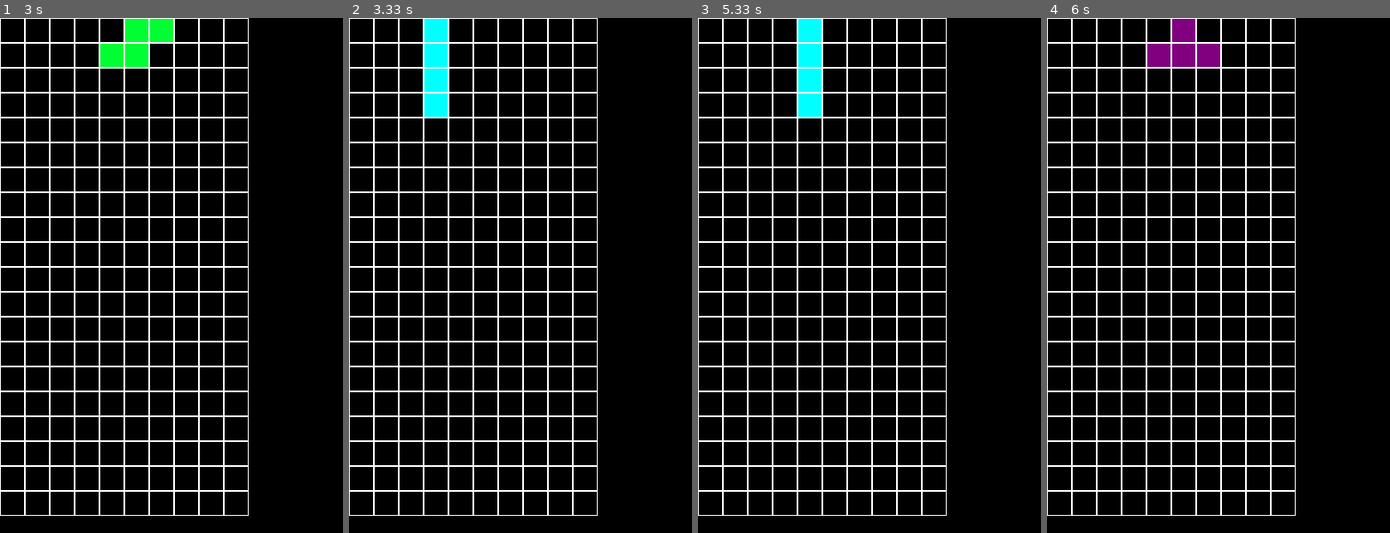
Above: before the commit, frames 1-4 (left to right).
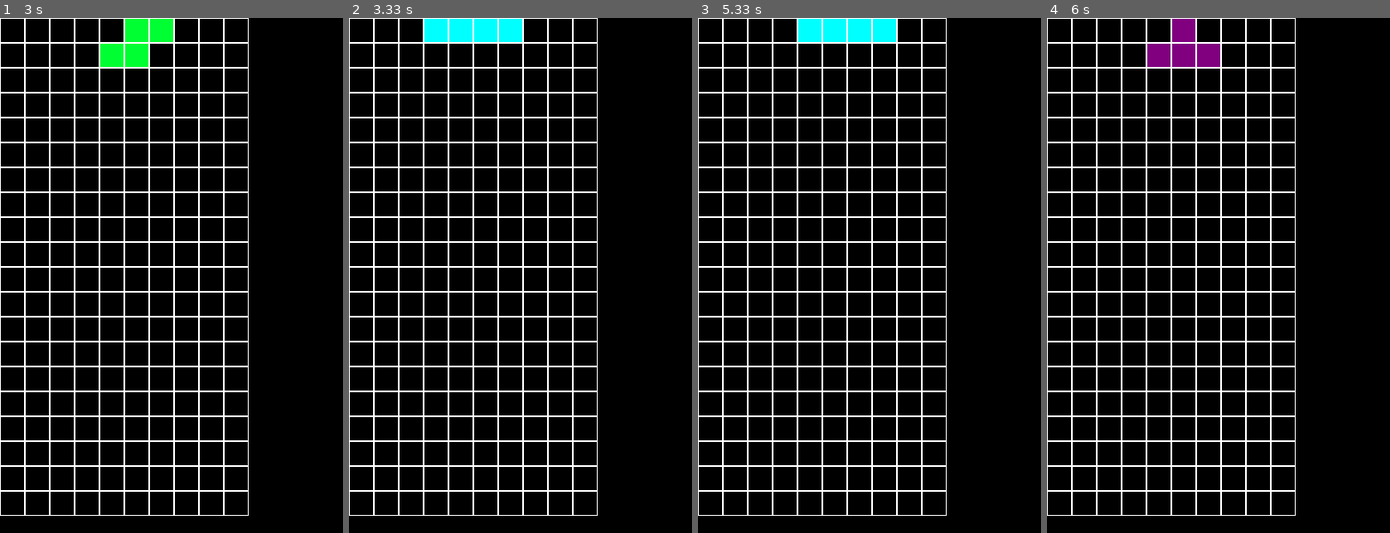
Above: after the commit, the same moments.

Repository: The-Bambi/Pygame_tetris
Game: pygame game, started from main.py
Same seed, same stepped clock (60 frames per second), same inputs: the game is played once before the commit and once after it.
Inputs:
- Up to frame 1 (3 s): tap Right Ctrl at 0.33, 0.73, 1.03, 1.23, 1.57, 1.87, 2.07, 2.37, 2.63, 2.97 s; hold Right 0.67-1.13 s; hold Up 1.17-1.47 s; hold Right 1.5-1.97 s; hold Left 2-2.53 s; hold Down 2.57-2.87 s; hold Left from 2.9 s (still down)
- Up to frame 2 (3.33 s): tap Right Ctrl at 3.27 s; release Left at 3.3 s
- Up to frame 3 (5.33 s): hold Up 3.33-3.7 s; tap Right Ctrl at 3.4, 3.8, 4.1, 4.47, 4.87, 5.17 s; hold Right 3.73-4.37 s; hold Down 4.4-4.77 s; hold Left 4.8-5.27 s; hold Right from 5.3 s (still down)
- Up to frame 4 (6 s): tap Right Ctrl at 5.37, 5.67, 5.87 s; release Right at 5.77 s; hold Up from 5.8 s (still down)

Frame 1 is identical in both runs. In frame 2, 1.8% of the frame differs, in the area x 22-51%, y 0-20%; in frame 3, 1.8%; in frame 4, nothing differs.

Commit message:
Modified initial arrays for rotation's sake - futher changes needed

Diff:
--- a/block.py
+++ b/block.py
@@ -32,6 +32,8 @@
     def rotate(self):
         if (self.array.shape[0] + self.x) > 9:
             self.x -= 1
+        if (self.array.shape[1] + self.y) > 19:
+            self.y -=1
         self.array = np.rot90(self.array)
 
 
@@ -43,32 +45,32 @@
 class I(Block):
 
     def __init__(self):
-        super().__init__(3, np.array([[2],[2],[2],[2]]))
+        super().__init__(3, np.array([[2,2,2,2]]))
 
 class T(Block):
 
     def __init__(self):
-        super().__init__(4, np.array([[0,3,0],[3,3,3]]))
+        super().__init__(4, np.array([[0,3,0],[3,3,3],[0,0,0]]))
 
 class S(Block):
 
     def __init__(self):
-        super().__init__(4, np.array([[0,4,4],[4,4,0]]))
+        super().__init__(4, np.array([[0,4,4],[4,4,0],[0,0,0]]))
 
 class Z(Block):
 
     def __init__(self):
-        super().__init__(4, np.array([[5,5,0],[0,5,5]]))
+        super().__init__(4, np.array([[5,5,0],[0,5,5],[0,0,0]]))
 
 class J(Block):
 
     def __init__(self):
-        super().__init__(4, np.array([[6,0,0],[6,6,6]]))
+        super().__init__(4, np.array([[6,0,0],[6,6,6],[0,0,0]]))
 
 class L(Block):
 
     def __init__(self):
-        super().__init__(4, np.array([[0,0,7],[7,7,7]]))
+        super().__init__(4, np.array([[0,0,7],[7,7,7],[0,0,0]]))
 
 class test(Block):
 
